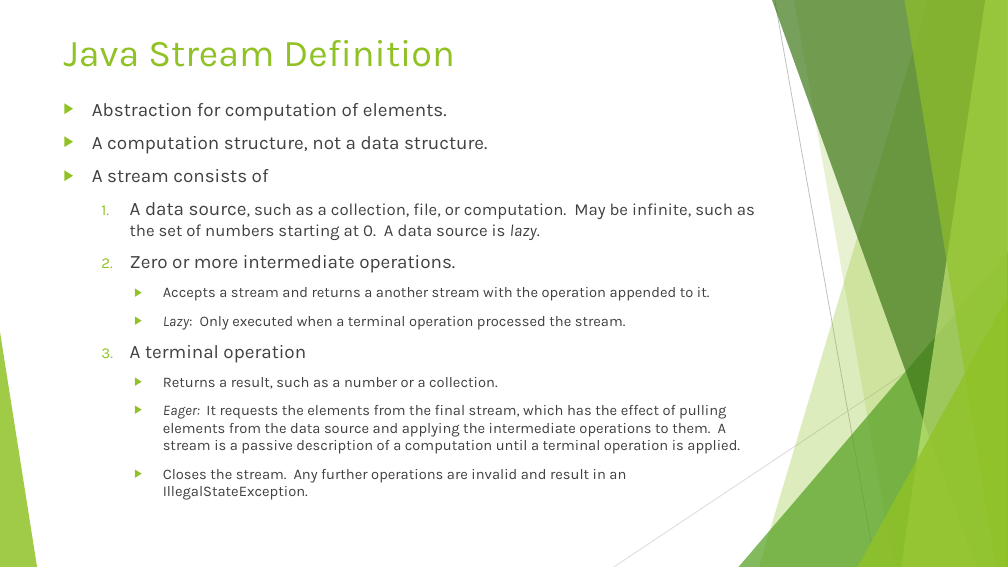
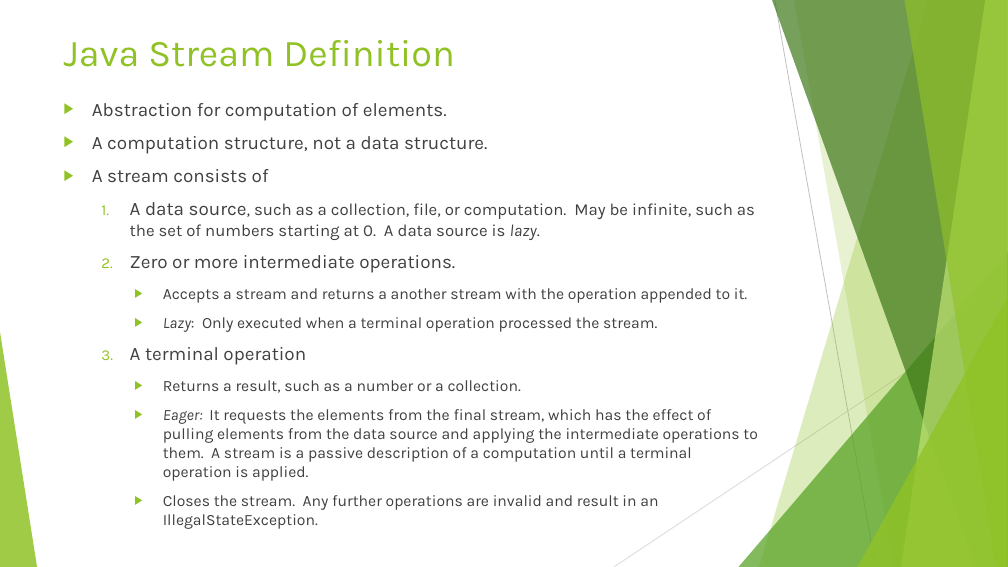
Before and after one commit to RichardRoda/2017-CodePaLOUsa-Lambda, a slide deck: slide 23 of Learning to Love the Lambda in the Stream.pptx (slide 17 before the commit). Drawn at 1008x567 pixels with LibreOffice and Linux fonts; fonts in the diff are those of the drawing. Boxes give left, top, right and bottom in pixels: in the first picture for what was removed or moved away, otherwise in the second. Text is boxed around its words. In the diff, an @@ line names an element or a change of style, - is before the commit and + after.

```diff
--- a/Learning to Love the Lambda in the Stream.pptx
+++ b/Learning to Love the Lambda in the Stream.pptx
@@ text at bbox=[163, 288, 758, 529]: size 14 to 15 pt in "Accepts a stream and returns a another ...", "Lazy: Only executed when a terminal operation ...", "Returns a result, such as a number ...", "Eager: It requests the elements from the ..." and 1 more places @@
```
Also in this commit, not shown: 6 other slides changed, 7 slides added, 2 other files.
